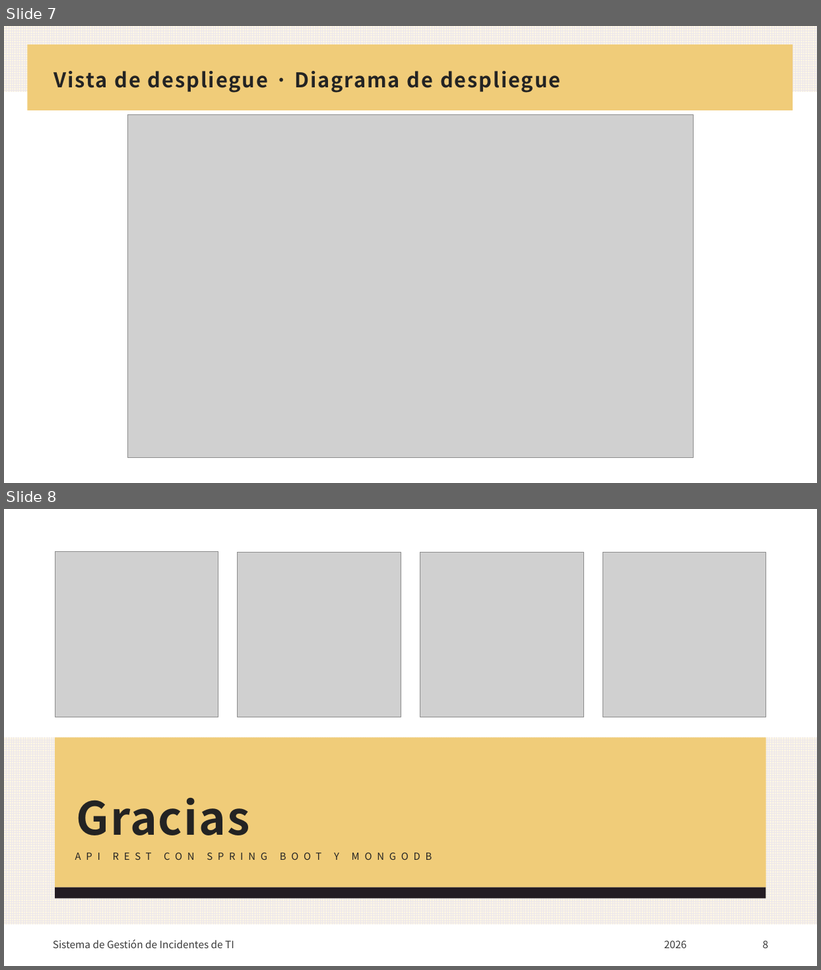
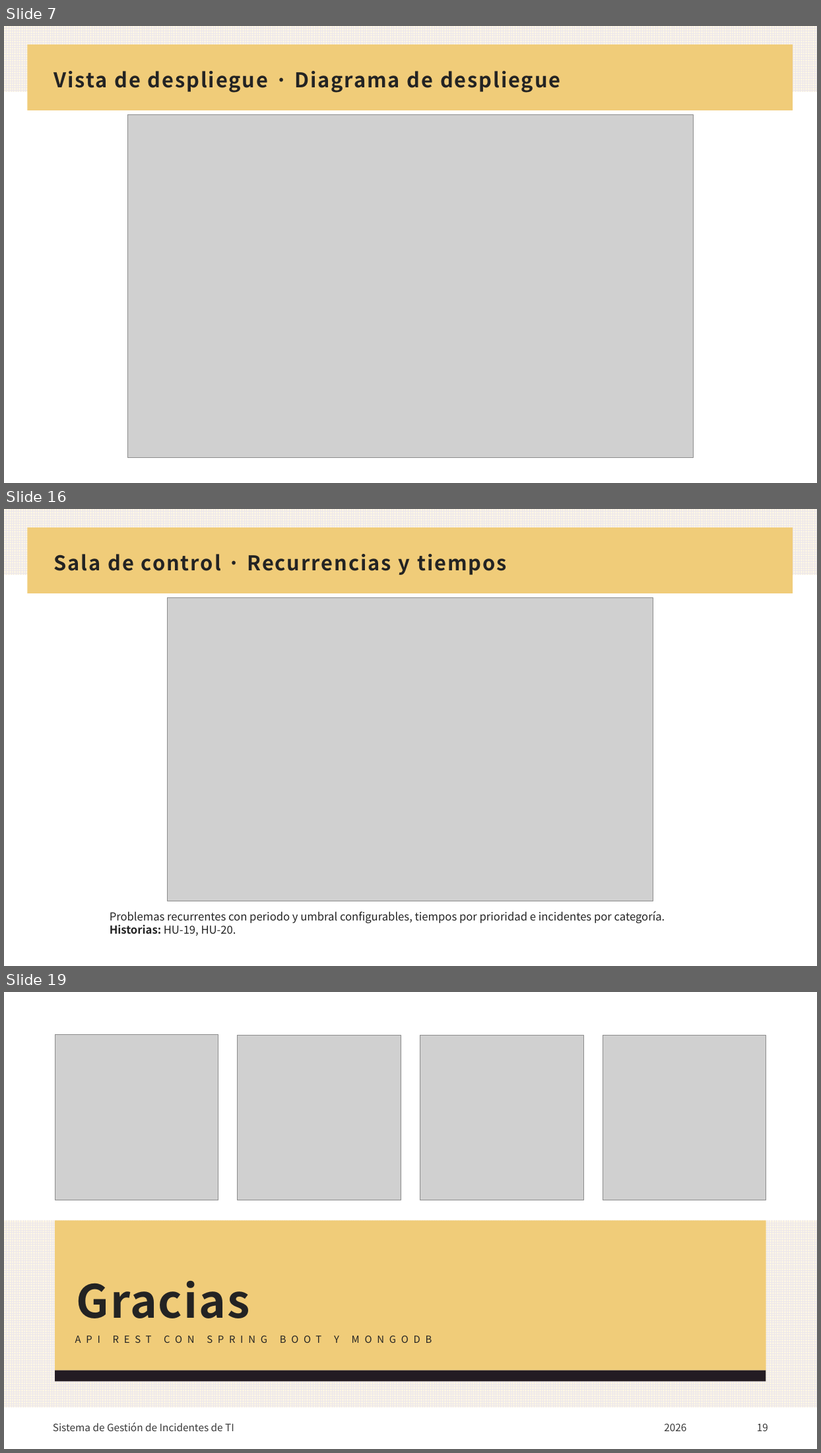
Before and after one commit to Hurtado43/Backend-Gestion-de-incidentes, a slide deck: docs/Presentacion - Sistema de Gestion de Incidentes de TI.pptx. Shown one above the other, each under a label of ours: slides 7 and 8 before the commit, slides 7, 16 and 19 after it; the slides between them are not shown. The pictures are 821x970 and 821x1453 pixels, drawn with LibreOffice and Linux fonts; fonts in the diff are those of the drawing; grey boxes stand for pictures. Boxes give left, top, right and bottom in pixels: in the first picture for what was removed or moved away, otherwise in the second. Text is boxed around its words. In the diff, an @@ line names an element or a change of style, - is before the commit and + after.

Commit message:
Presentación con historias de usuario y capturas de la sala de control
Agrega el resumen por épica, las 25 historias, un ejemplo con criterios de
aceptación (HU-19) y una diapositiva por pantalla con las historias que cubre.

```diff
--- a/docs/Presentacion - Sistema de Gestion de Incidentes de TI.pptx
+++ b/docs/Presentacion - Sistema de Gestion de Incidentes de TI.pptx
@@ slide 16 added at <box>4,509,817,966</box>, background #FFFFFF; not listed: 2 template elements that a slide beside it also shows @@
@@ title added at <box>54,554,507,575</box>, 24 pt, text #232323, bold @@
+Sala de control · Recurrencias y tiempos
@@ picture added at <box>168,597,653,901</box> @@
@@ text added at <box>110,911,665,936</box>, 13 pt, text #232323 @@
+Problemas recurrentes con periodo y umbral configurables, tiempos por prioridad e incidentes por categoría. Historias: HU‑19, HU‑20.
@@ what was slide 8 is now slide 19 @@
@@ page number at <box>757,1424,768,1432</box>: text changed @@
-8
+19
```
Also in this commit, not shown: 10 other slides added.
